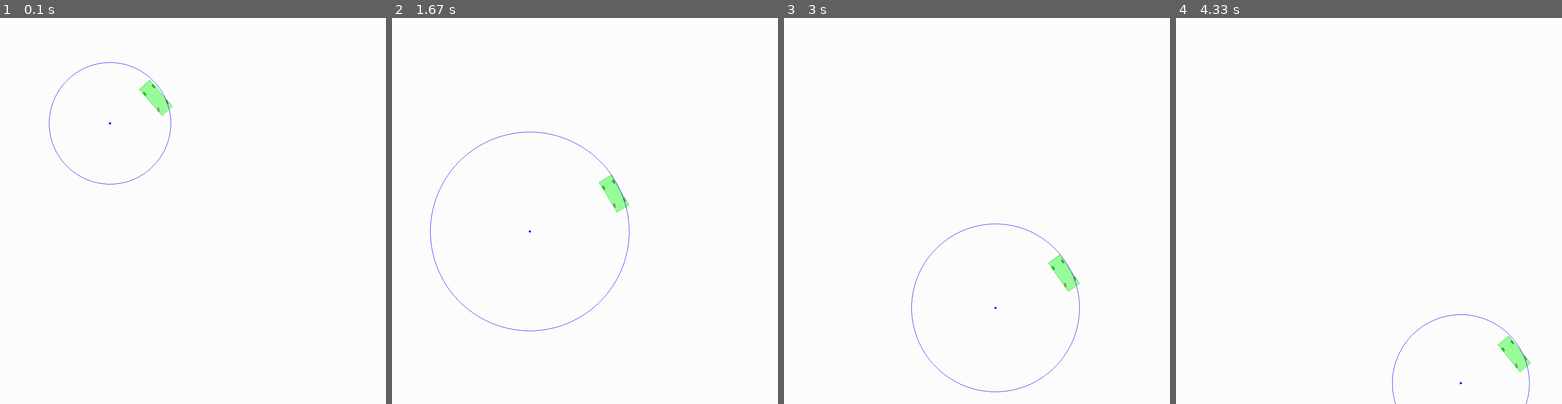
Above: before the commit, frames 1-4 (left to right).
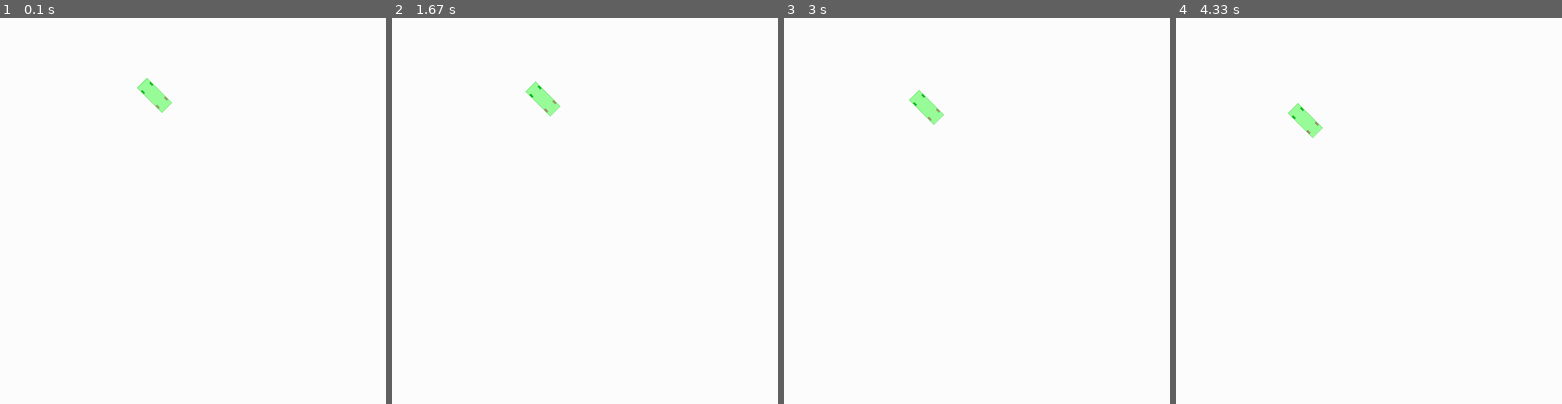
Above: after the commit, the same moments.

Repository: Bobbassoonguy/AutonomousVehicles
Game: pygame game, started from Scenarios/Scenario1_create_car.py
Two runs of this game, one before a commit and one after it. Both use one fixed random seed, a clock stepped at 60 frames per second and the inputs below.
Inputs:
- Up to frame 1 (0.1 s): no input
- Up to frame 2 (1.67 s): no input
- Up to frame 3 (3 s): no input
- Up to frame 4 (4.33 s): no input

The runs differ from the first frame. In frame 1, 0.3% of the frame differs, in the area x 12-45%, y 11-44%; in frame 2, 1.0%, in the area x 9-62%, y 16-82%; in frame 3, 1.0%; in frame 4, 0.8%.

Commit message:
car should be able to go but goes sideways

Diff:
--- a/Classes/Vehicle.py
+++ b/Classes/Vehicle.py
@@ -16,8 +16,11 @@
         self.PIXELS_PER_METER = self.parent.PIXELS_PER_METER
 
         self.angle = 0
-        self.x = x
-        self.y = y
+        self.x = x  # meters
+        self.y = y  # meters
+        self.current_turn_radius = 0  # <0 left turn, >0 right turn, ==0 straight
+        self.speed = 0  # current speed in m/s
+        self.acceleration = 0  # current acceleration in m/s^2
 
         self.create_outline()
 
@@ -57,6 +60,13 @@
         self.back_right_wheel.draw()
         self.back_left_wheel.draw()
 
+    def move(self, dx, dy): #  moves car relative to current location. dx, dy in meters
+        self.x = self.x + dx
+        self.y = self.y + dy
+        self.outline.move(dx*self.PIXELS_PER_METER,dy*self.PIXELS_PER_METER)
+        for i in self.wheels:
+            i.move(dx, dy)
+
     def rotate(self, degrees, rotation_point):
         self.angle += degrees
         self.angle %= 360
@@ -92,8 +102,6 @@
             pygame.draw.circle(self.surface, [0, 0, 255], center, turn_radius * self.PIXELS_PER_METER, width=1)
             pygame.draw.circle(self.surface, [0, 0, 255], center, 3, width=3)
 
-
-
     def get_turn_circle_center(self, turn_radius, right_turn=True):
         turn_radius *= self.PIXELS_PER_METER
         if right_turn:
@@ -106,6 +114,16 @@
                       back.y - math.sqrt(turn_radius**2-(self.WHEELBASE*self.PIXELS_PER_METER)**2) * math.sin(math.radians(self.angle))]
         return center
 
+    def go(self, delta_time):  # moves the car according to current_turn_radius to place it would be after
+        # delta_time. (Usually pass 1/FPS as delta_time)
+        distance = self.speed * delta_time + 0.5 * self.acceleration * delta_time ** 2
+        self.speed = self.speed + self.acceleration * delta_time
+        if self.current_turn_radius < 0:  # Left turn
+            self.turn(self.current_turn_radius, math.degrees(distance/self.current_turn_radius), right_turn=False, display_turn_circle=True)
+        elif self.current_turn_radius > 0:  # Right turn
+            self.turn(self.current_turn_radius, math.degrees(distance / self.current_turn_radius), right_turn=True, display_turn_circle=True)
+        else:
+            self.move(distance*math.cos(math.radians(self.angle)), distance*math.sin(math.radians(self.angle)))
 
 
 
@@ -118,9 +136,9 @@
         self.STEERING = False
         self.PIXELS_PER_METER = self.parent.PIXELS_PER_METER
 
-        self.angle = 0
-        self.x = x
-        self.y = y
+        self.angle = 0  # degrees
+        self.x = x  # meters
+        self.y = y  # meters
 
         self.create_outline()
 
@@ -143,6 +161,11 @@
     def draw(self):
         self.outline.draw()
 
+    def move(self, dx, dy): # meters
+        self.outline.move(dx * self.PIXELS_PER_METER, dy * self.PIXELS_PER_METER)
+        self.x = self.x + dx
+        self.y = self.y + dy
+
     def move_to(self, x, y):
         self.outline.move_point_to_point(self.outline.get_centroid(), [x, y])
         self.x = x
--- a/Scenarios/Scenario1_create_car.py
+++ b/Scenarios/Scenario1_create_car.py
@@ -10,17 +10,19 @@
 
 main.addCar()
 main.vehicles[0].rotate(135, main.vehicles[0].outline.get_centroid())
+main.vehicles[0].speed = 0
+main.vehicles[0].acceleration = .5
 
-counter = 0
-right_turn = True
+# counter = 0
+# right_turn = True
 while not done:
     clock.tick(main.FPS)
     main.main()
-    counter += .5
-    if counter > 10:
-        counter = 0
-        right_turn = not right_turn
-    main.vehicles[0].turn(5.4 + counter, 1, right_turn=right_turn, display_turn_circle=True)
+    # counter += .5
+    # if counter > 10:
+    #     counter = 0
+    #     right_turn = not right_turn
+    main.vehicles[0].go(1/main.FPS)
 
     pygame.display.flip()
 
